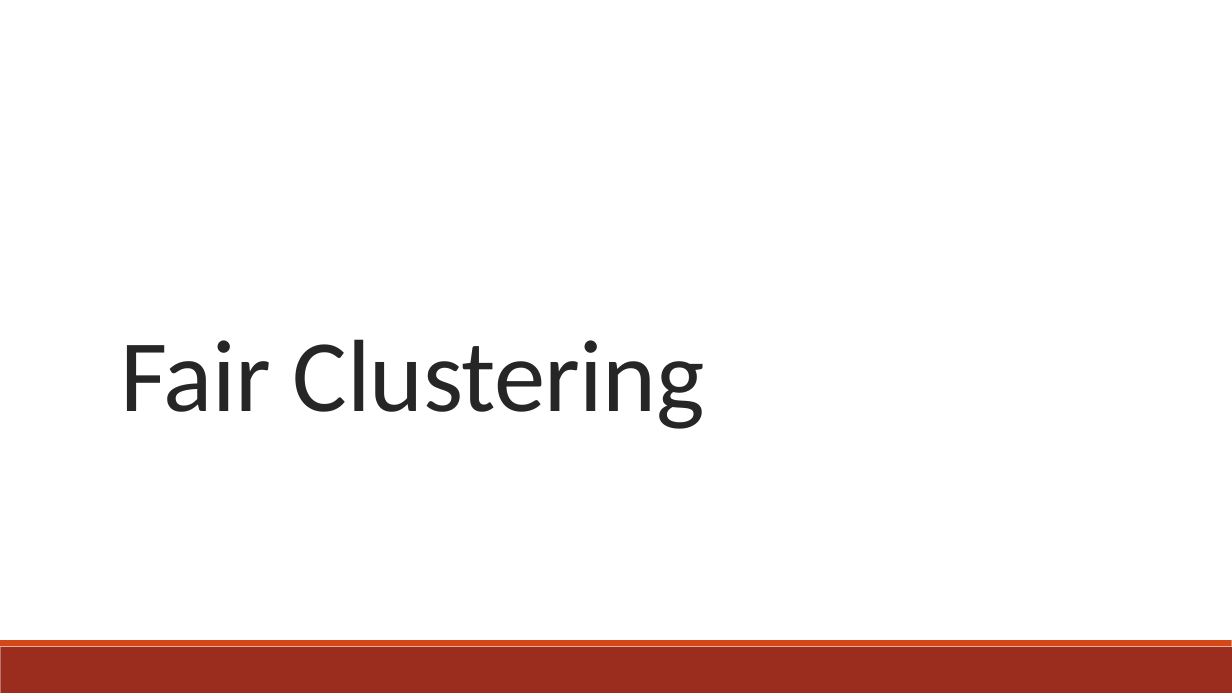
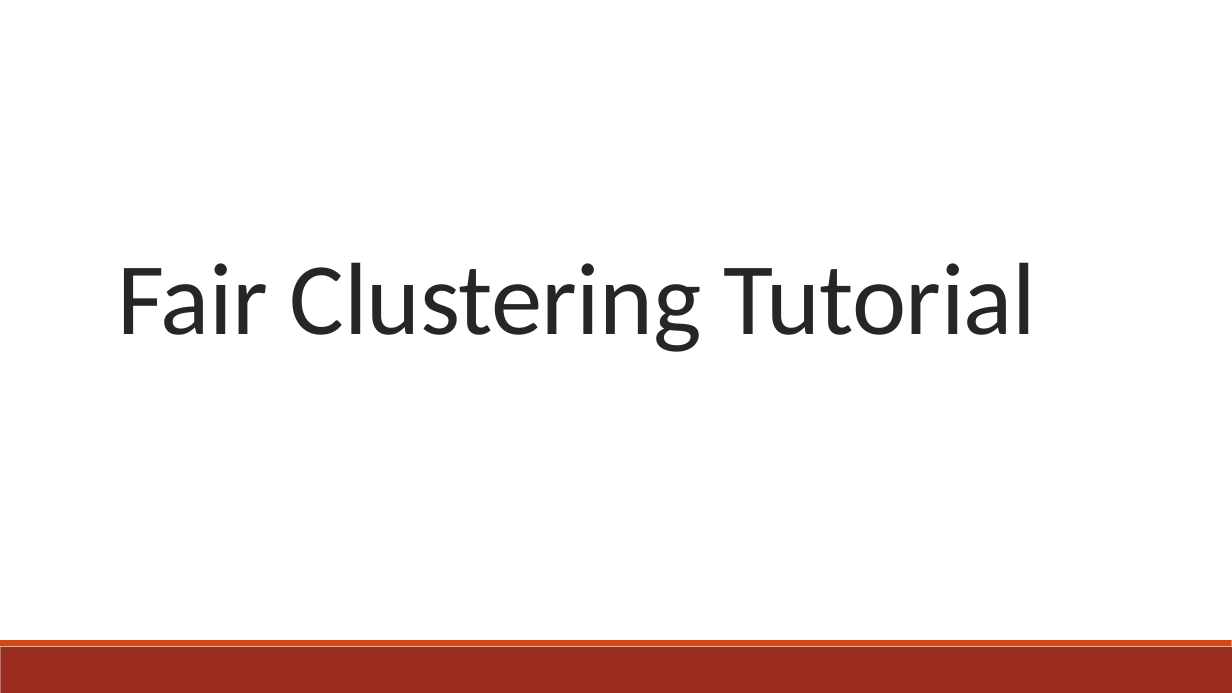
Before and after one commit to faircluster/faircluster.github.io, a slide deck: slide 1 of files/fair-clustering-tutorial-aaai22-slides1.pptx. Drawn at 1232x693 pixels with LibreOffice and Linux fonts; fonts in the diff are those of the drawing. Boxes give left, top, right and bottom in pixels: in the first picture for what was removed or moved away, otherwise in the second. Text is boxed around its words. In the diff, an @@ line names an element or a change of style, - is before the commit and + after.

```diff
--- a/files/fair-clustering-tutorial-aaai22-slides1.pptx
+++ b/files/fair-clustering-tutorial-aaai22-slides1.pptx
@@ title at bbox=[117, 262, 1036, 352]: text changed @@
-Fair Clustering
+Fair Clustering Tutorial
```
Also in this commit, not shown: 18 other slides changed, 18 slides added, 1 slide removed, 6 other files.
